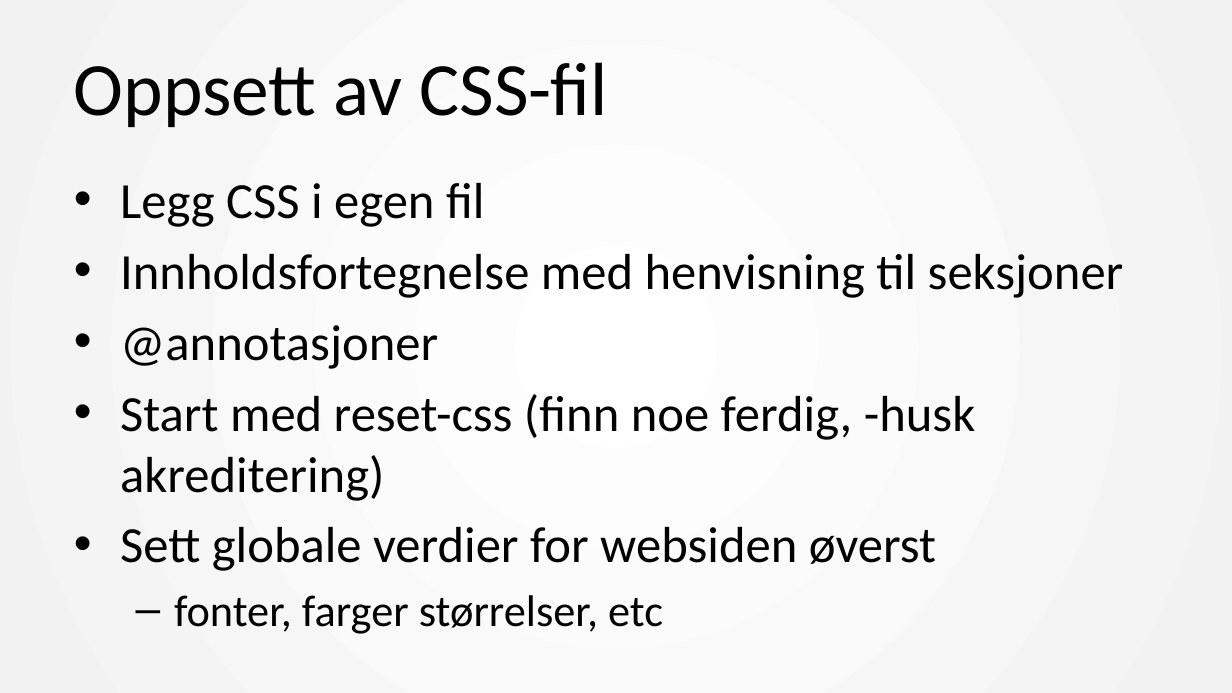
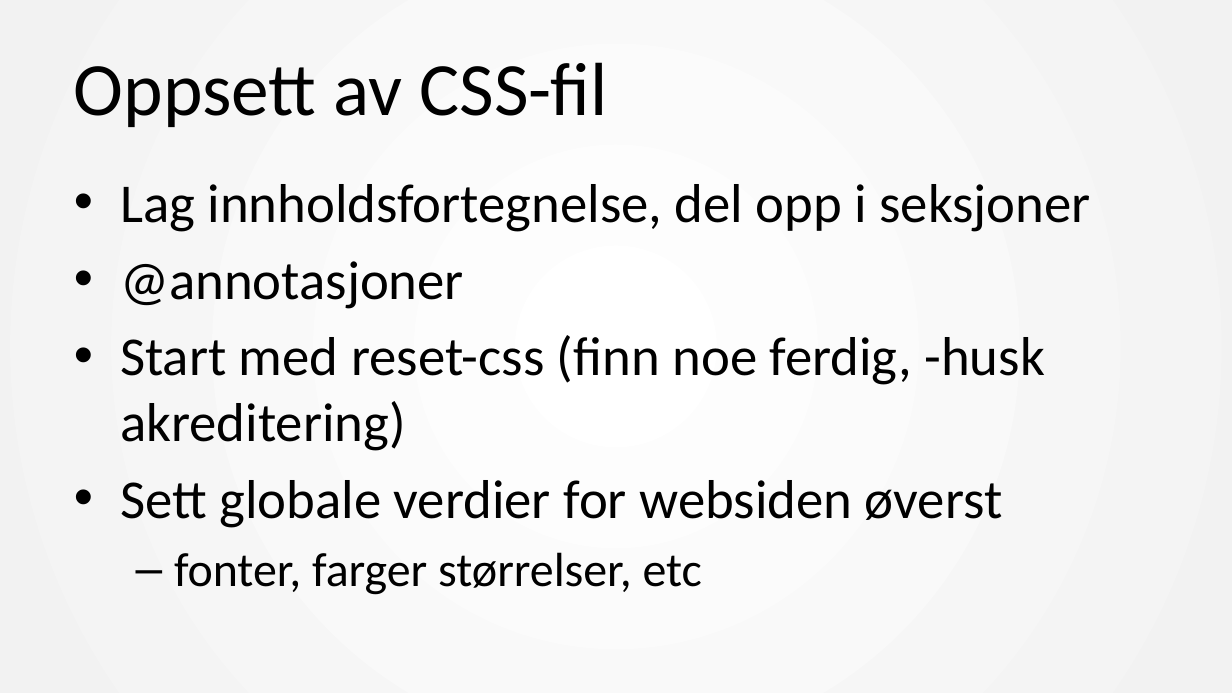
Before and after one commit to mesan/css-kurs, a slide deck: slide 7 of Foiler/1. CSS basic.pptx (slide 6 before the commit). Drawn at 1232x693 pixels with LibreOffice and Linux fonts; fonts in the diff are those of the drawing. Boxes give left, top, right and bottom in pixels: in the first picture for what was removed or moved away, otherwise in the second. Text is boxed around its words. In the diff, an @@ line names an element or a change of style, - is before the commit and + after.

```diff
--- a/Foiler/1. CSS basic.pptx
+++ b/Foiler/1. CSS basic.pptx
@@ text at <box>120,184,1090,232</box>: text changed; size 29.6 to 32 pt @@
-• Legg CSS i egen fil
-• Innholdsfortegnelse med henvisning til seksjoner
+• Lag innholdsfortegnelse, del opp i seksjoner
@@ text at <box>120,261,1045,595</box>: size 29.6 to 32 pt in "@annotasjoner", "Start med reset-css (finn noe ferdig, -husk ...", "Sett globale verdier for websiden øverst"; size 25.9 to 28 pt in "fonter, farger størrelser, etc" @@
```
Also in this commit, not shown: 2 slides added, 1 slide removed.
